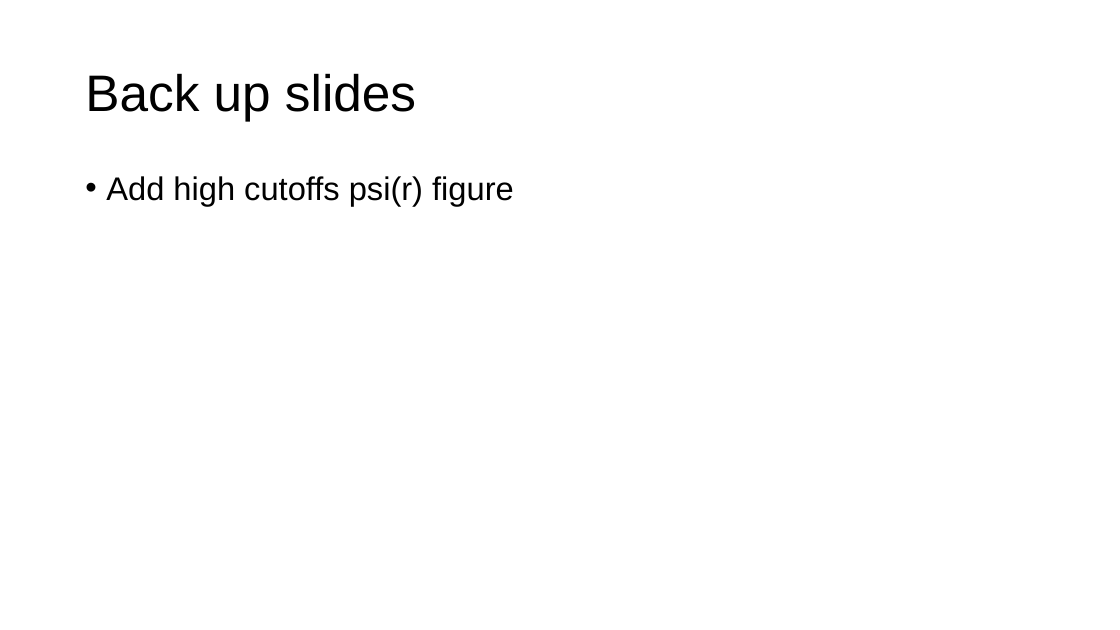
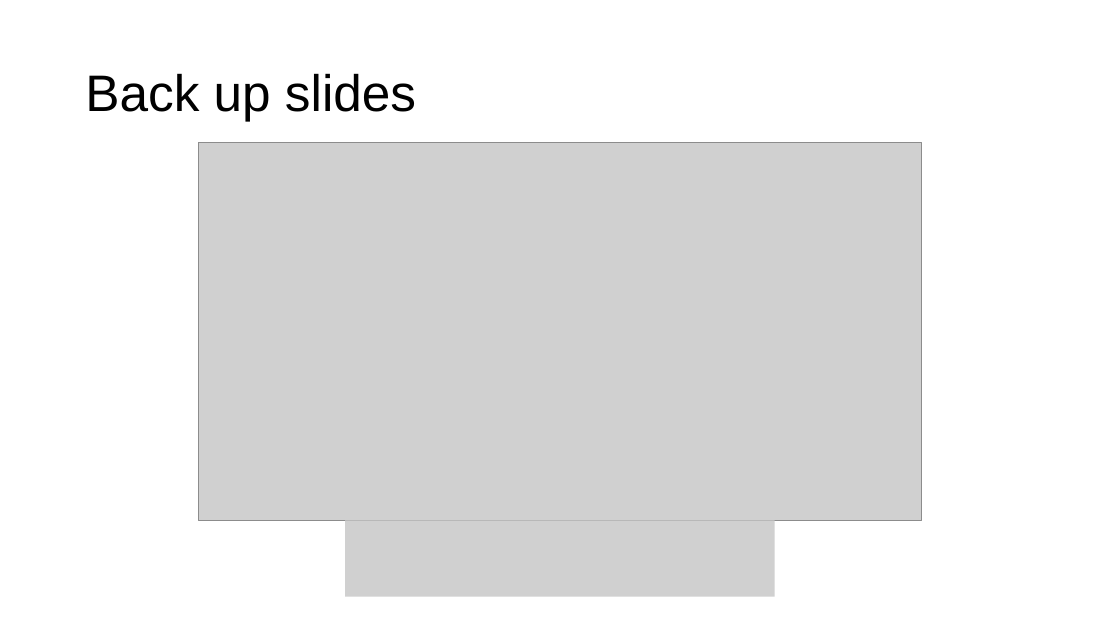
Before and after one commit to tropiano4/tropiano-srg, a slide deck: slide 27 of Presentations/NUCLEI_June2020/tropiano_nuclei_2020.pptx (slide 21 before the commit). Drawn at 1120x630 pixels with LibreOffice and Linux fonts; fonts in the diff are those of the drawing; grey boxes stand for pictures. Boxes give left, top, right and bottom in pixels: in the first picture for what was removed or moved away, otherwise in the second. Text is boxed around its words. In the diff, an @@ line names an element or a change of style, - is before the commit and + after.

```diff
--- a/Presentations/NUCLEI_June2020/tropiano_nuclei_2020.pptx
+++ b/Presentations/NUCLEI_June2020/tropiano_nuclei_2020.pptx
@@ picture added at box(198, 143, 922, 521) @@
@@ text removed at box(106, 176, 514, 206) @@
-• Add high cutoffs psi(r) figure
@@ picture added at box(345, 521, 775, 597) @@
```
Also in this commit, not shown: 6 other slides changed, 15 slides added, 9 slides removed.
